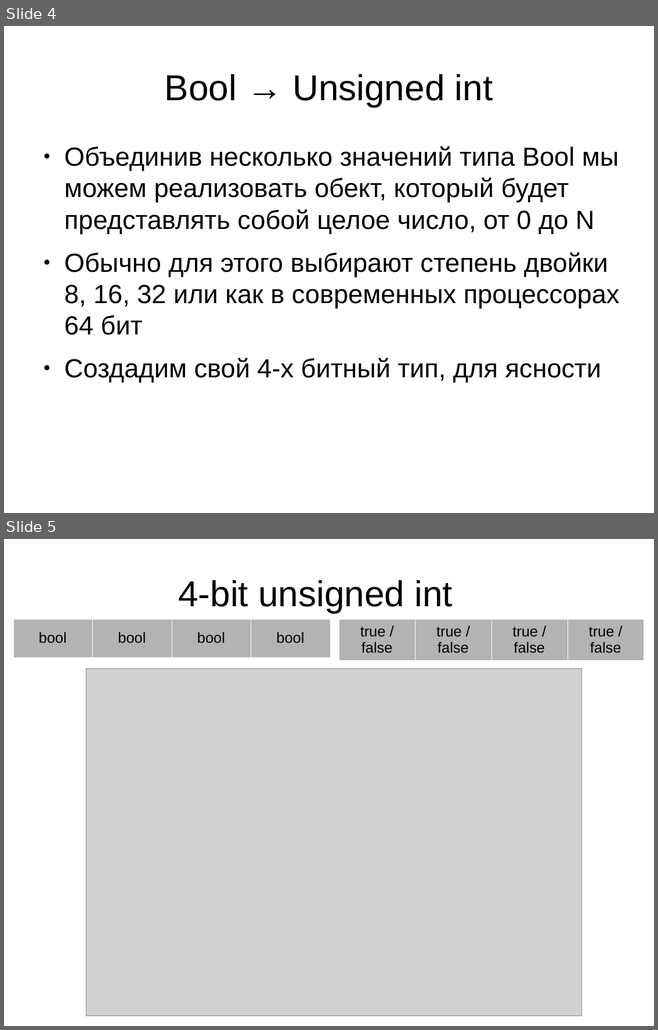
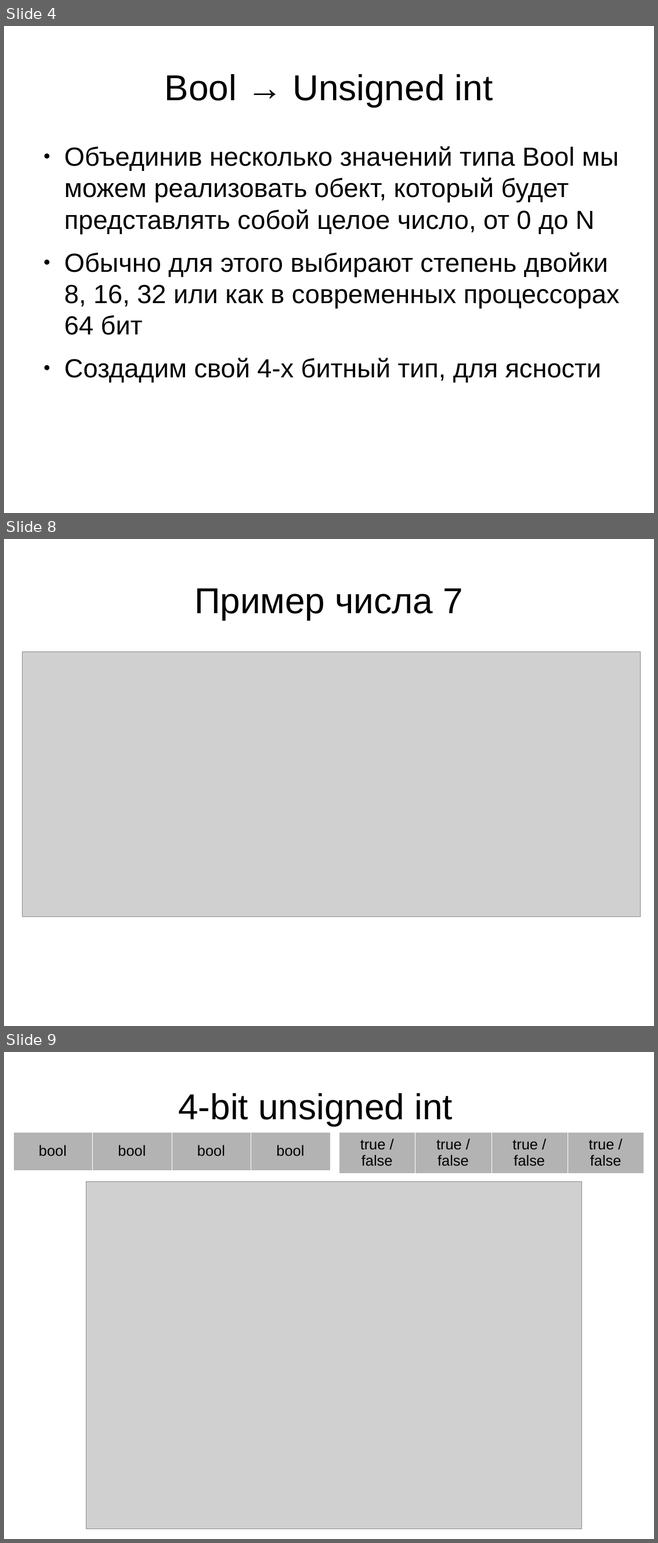
Before and after one commit to leanid/om, a slide deck: class-00-basic-prog/03-int-type/docs/bool_to_float.odp. Shown one above the other, each under a label of ours: slides 4 and 5 before the commit, slides 4, 8 and 9 after it; the slides between them are not shown. The pictures are 658x1030 and 658x1543 pixels, drawn with LibreOffice and Linux fonts; fonts in the diff are those of the drawing; grey boxes stand for pictures; background and template pictures are left out. Boxes give left, top, right and bottom in pixels: in the first picture for what was removed or moved away, otherwise in the second. Text is boxed around its words. In the diff, an @@ line names an element or a change of style, - is before the commit and + after.

```diff
--- a/class-00-basic-prog/03-int-type/docs/bool_to_float.odp
+++ b/class-00-basic-prog/03-int-type/docs/bool_to_float.odp
@@ slide 8 added at (4,539,654,1026), background #FFFFFF @@
@@ title added at (194,588,463,620), 44 pt, text #000000 @@
+Пример числа 7
@@ picture added at (23,652,640,917) @@
@@ what was slide 5 is now slide 9 @@
```
Also in this commit, not shown: 15 other slides added, 1 other file.
